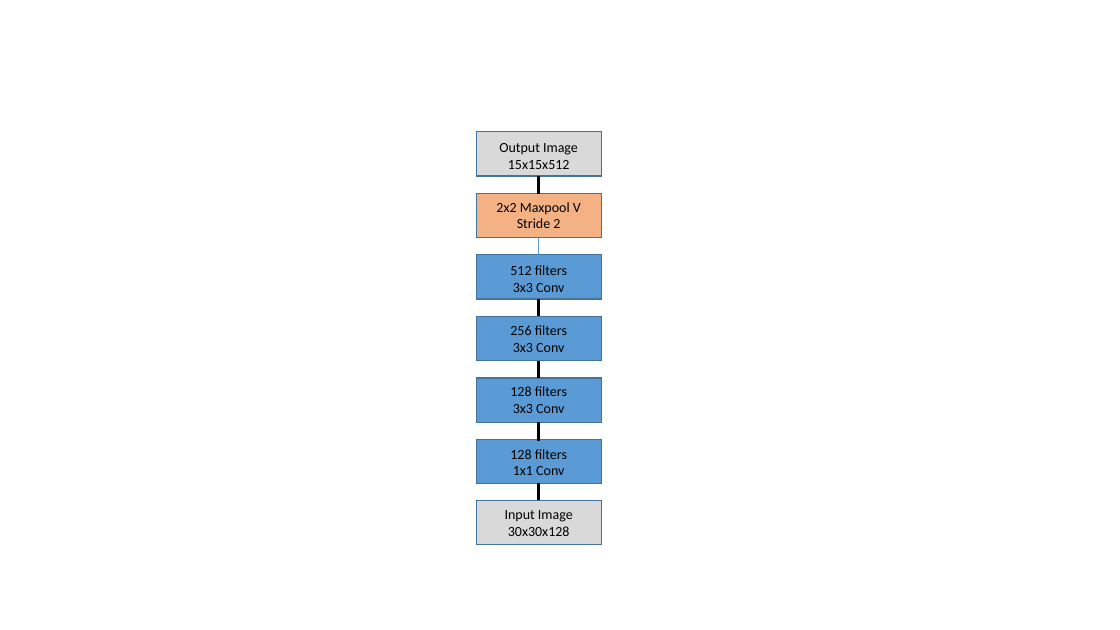
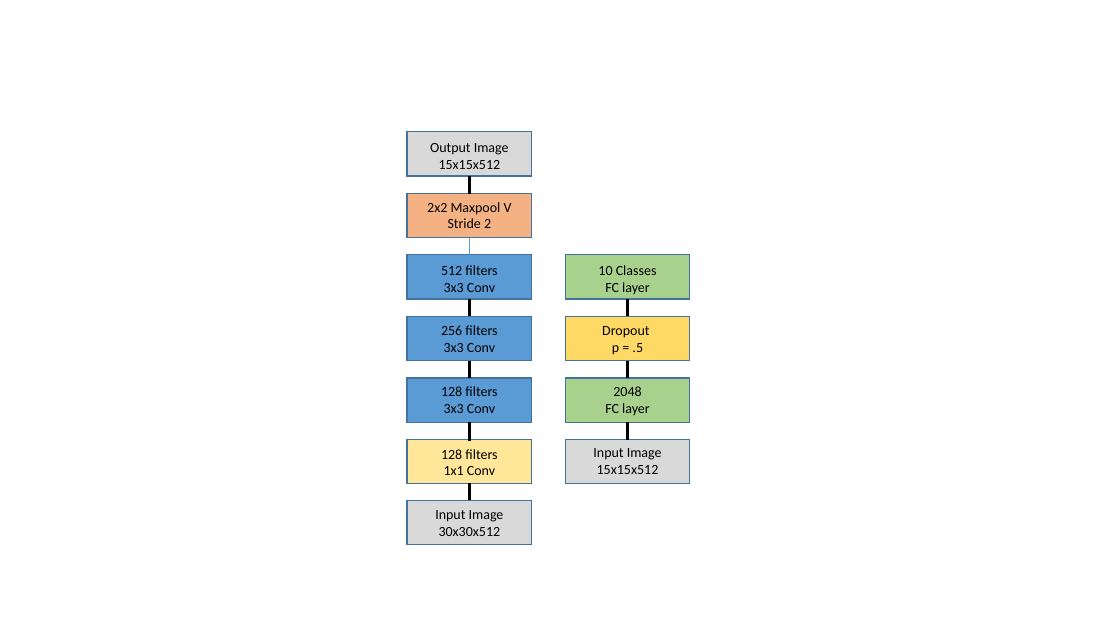
Before and after one commit to brod4910/LenslessCameraML, a slide deck: slide 1 of Latex/ppts/section4.pptx. Drawn at 1120x630 pixels with LibreOffice and Linux fonts; fonts in the diff are those of the drawing. Boxes give left, top, right and bottom in pixels: in the first picture for what was removed or moved away, otherwise in the second. Text is boxed around its words. In the diff, an @@ line names an element or a change of style, - is before the commit and + after.

```diff
--- a/Latex/ppts/section4.pptx
+++ b/Latex/ppts/section4.pptx
@@ rectangle added at box(565, 255, 691, 300), fill #A9D18E, outline #43739E 1 pt @@
@@ text added at box(598, 265, 657, 294), 12 pt, text #000000 @@
+10 Classes
+FC layer
@@ line added from (628, 299) to (628, 317), #000000 2.5 pt @@
@@ rectangle added at box(565, 317, 691, 361), fill #FFD966, outline #43739E 1 pt @@
@@ text added at box(602, 326, 649, 355), 12 pt, text #000000 @@
+Dropout
+p = .5
@@ rectangle added at box(565, 378, 691, 423), fill #A9D18E, outline #43739E 1 pt @@
@@ text added at box(605, 386, 650, 415), 12 pt, text #000000 @@
+2048
+FC layer
@@ line added from (628, 360) to (628, 378), #000000 2.5 pt @@
@@ 7 texts, 7 rectangles, 6 lines: place and size @@
-7 texts, 7 rectangles, 6 lines at box(476, 132, 602, 545)
+7 texts, 7 rectangles, 6 lines at box(408, 132, 533, 545)
@@ rectangle at box(408, 439, 533, 484): fill #5B9BD5 to #FFE699 @@
@@ rectangle added at box(565, 439, 691, 484), fill #D9D9D9, outline #43739E 1 pt @@
@@ text added at box(593, 448, 662, 474), 12 pt, text #000000 @@
+Input Image
+15x15x512
@@ line added from (628, 423) to (628, 439), #000000 2.5 pt @@
@@ text at box(439, 527, 501, 536): text changed @@
-30x30x128
+30x30x512
```
Also in this commit, not shown: 17 other files.
